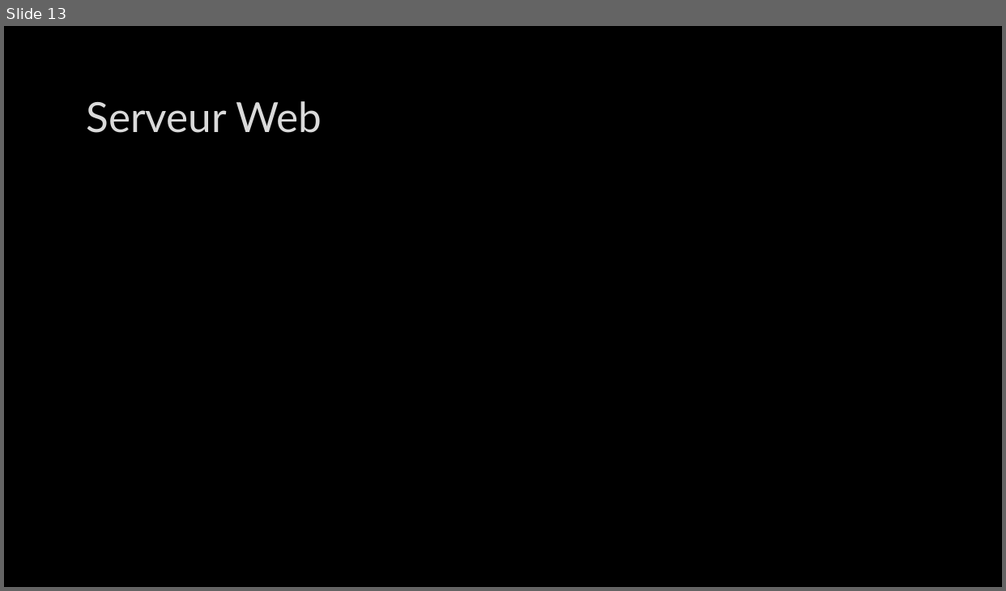
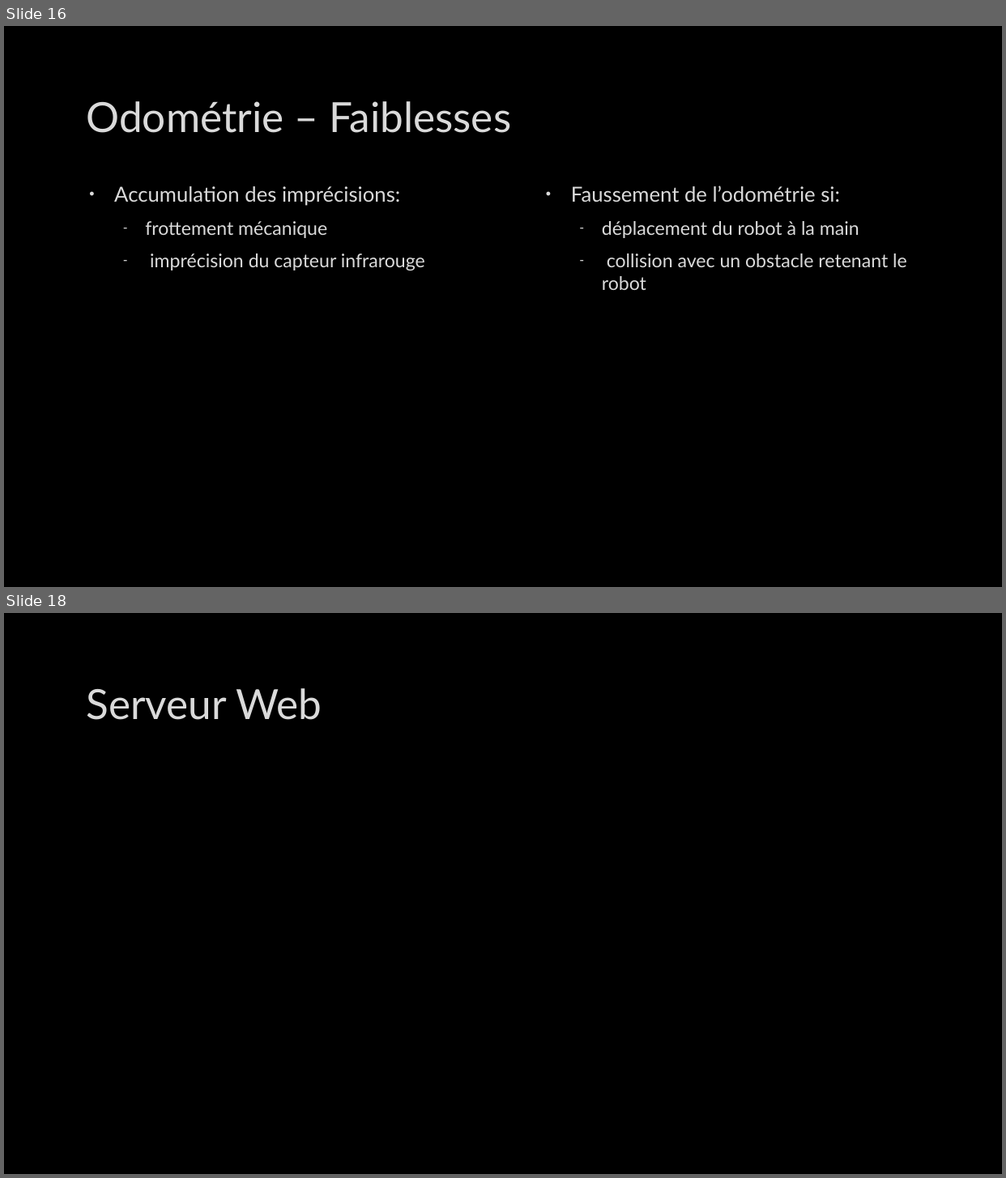
Before and after one commit to CyrilPy/BadMonkey, a slide deck: Gestion projet/Projet intégration robotique – IMERIR.pptx. Shown one above the other, each under a label of ours: slide 13 before the commit, slides 16 and 18 after it; the slides between them are not shown. The pictures are 1006x591 and 1006x1178 pixels, drawn with LibreOffice and Linux fonts; fonts in the diff are those of the drawing; background and template pictures are left out. Boxes give left, top, right and bottom in pixels: in the first picture for what was removed or moved away, otherwise in the second. Text is boxed around its words. In the diff, an @@ line names an element or a change of style, - is before the commit and + after.

```diff
--- a/Gestion projet/Projet intégration robotique – IMERIR.pptx
+++ b/Gestion projet/Projet intégration robotique – IMERIR.pptx
@@ slide 16 added at (x1=4, y1=26, x2=1002, y2=587), background picture (left out) @@
@@ title added at (x1=87, y1=101, x2=511, y2=133), 40 pt, text #DADADA @@
+Odométrie – Faiblesses
@@ text added at (x1=114, y1=186, x2=425, y2=271), 18 pt, text #DADADA @@
+• Accumulation des imprécisions:
+  – frottement mécanique
+  – imprécision du capteur infrarouge
@@ text added at (x1=571, y1=186, x2=907, y2=290), 18 pt, text #DADADA @@
+• Faussement de l’odométrie si:
+  – déplacement du robot à la main
+  – collision avec un obstacle retenant le robot
@@ what was slide 13 is now slide 18 @@
```
Also in this commit, not shown: 3 slides changed, 7 other slides added, 1 slide removed, 2 other files.
